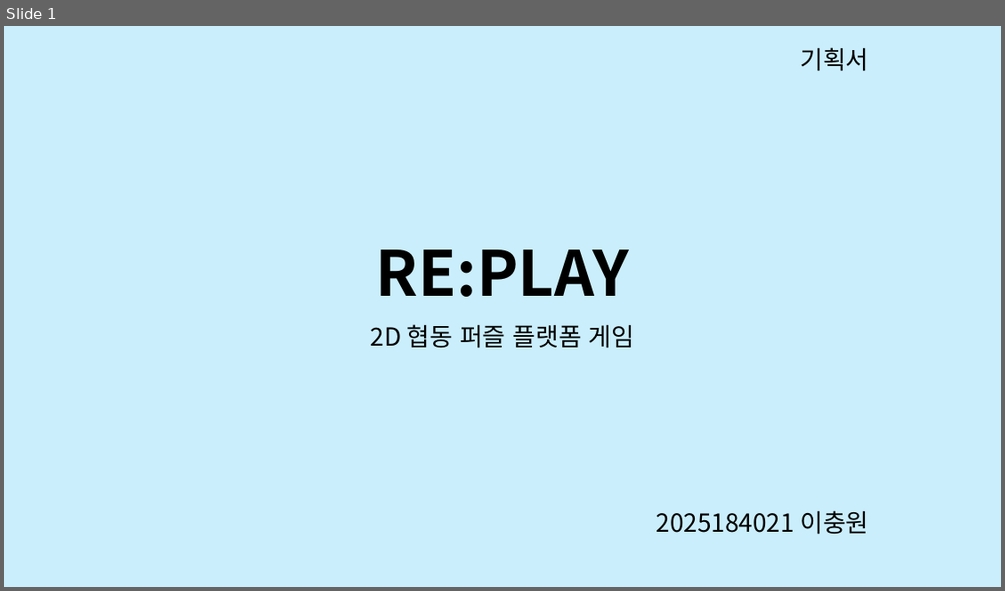
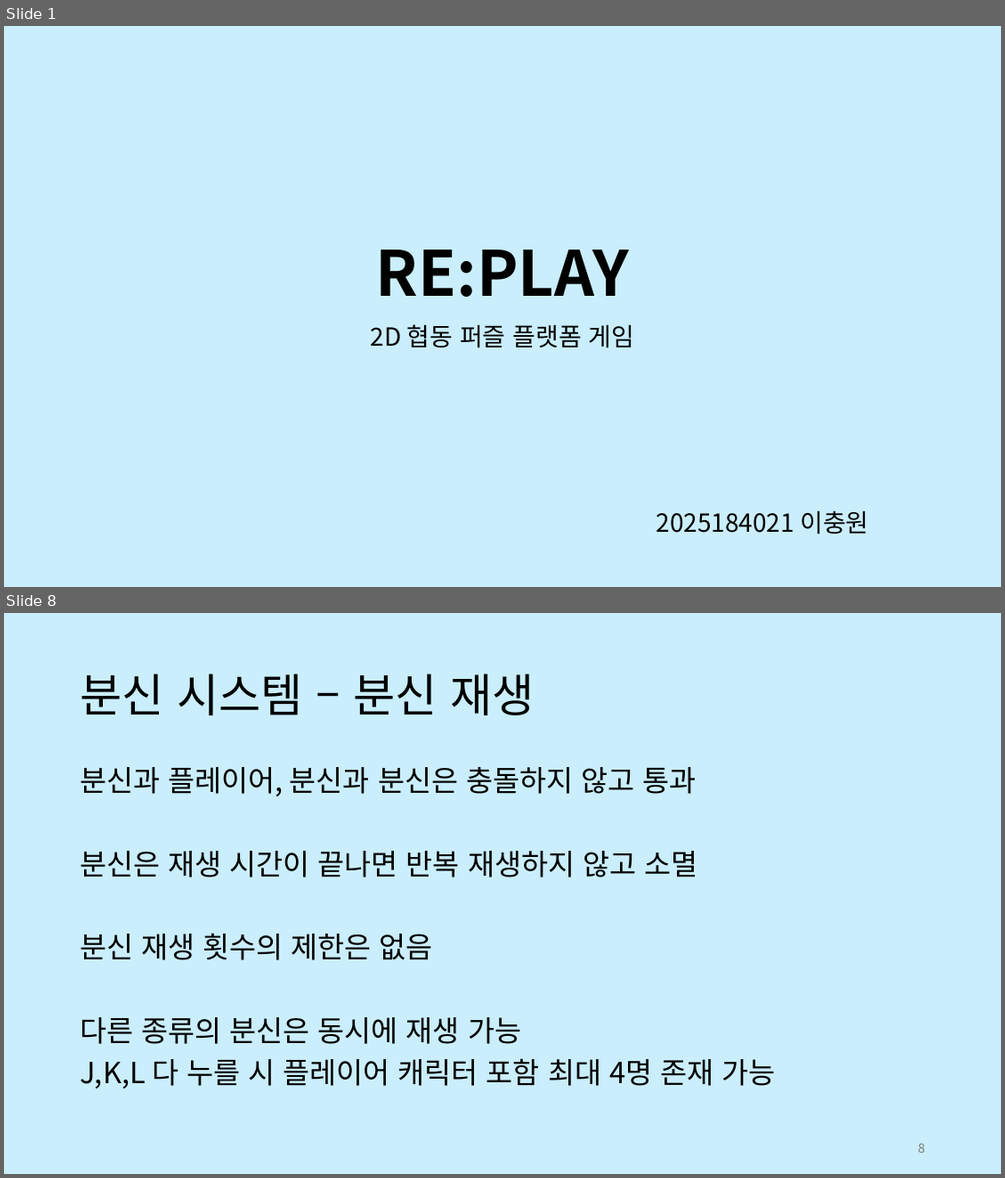
Before and after one commit to aufaks/2DGP_project_26, a slide deck: PR1/기획서.pptx. Shown one above the other, each under a label of ours: slide 1 before the commit, slides 1 and 8 after it; the slides between them are not shown. The pictures are 1005x591 and 1005x1178 pixels, drawn with LibreOffice and Linux fonts; fonts in the diff are those of the drawing. Boxes give left, top, right and bottom in pixels: in the first picture for what was removed or moved away, otherwise in the second. Text is boxed around its words. In the diff, an @@ line names an element or a change of style, - is before the commit and + after.

Commit message:
기획서 작성

```diff
--- a/PR1/기획서.pptx
+++ b/PR1/기획서.pptx
@@ slide 8 added at (x1=4, y1=613, x2=1001, y2=1174), background #CAEEFB @@
@@ title added at (x1=80, y1=674, x2=534, y2=715), 44 pt, text #000000 @@
+분신 시스템 – 분신 재생
@@ text added at (x1=80, y1=767, x2=776, y2=1088), 28 pt, text #000000 @@
+분신과 플레이어, 분신과 분신은 충돌하지 않고 통과
+분신은 재생 시간이 끝나면 반복 재생하지 않고 소멸
+분신 재생 횟수의 제한은 없음
+다른 종류의 분신은 동시에 재생 가능
+J,K,L 다 누를 시 플레이어 캐릭터 포함 최대 4명 존재 가능
@@ page number added at (x1=918, y1=1143, x2=925, y2=1152), 12 pt, text #797979 @@
+8
@@ slide 1 changed as well @@
@@ text removed at (x1=800, y1=47, x2=868, y2=71) @@
-기획서
```
Also in this commit, not shown: 12 other slides added, 2 slides removed, 1 other file.
